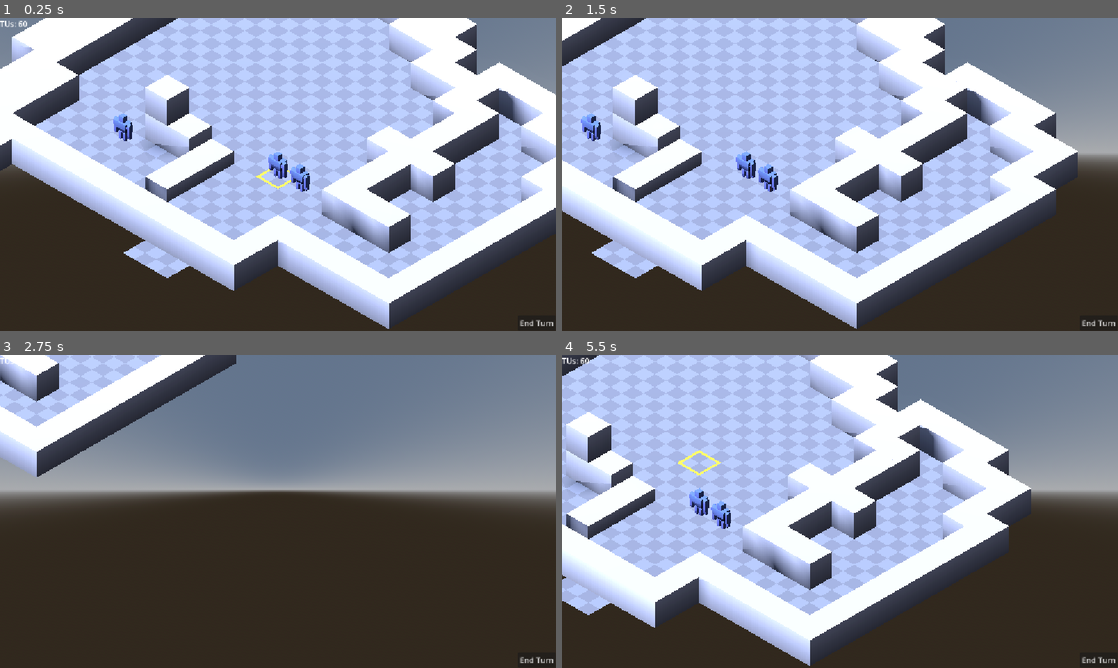
Above: before the commit, frames 1-4 (two rows, left to right).
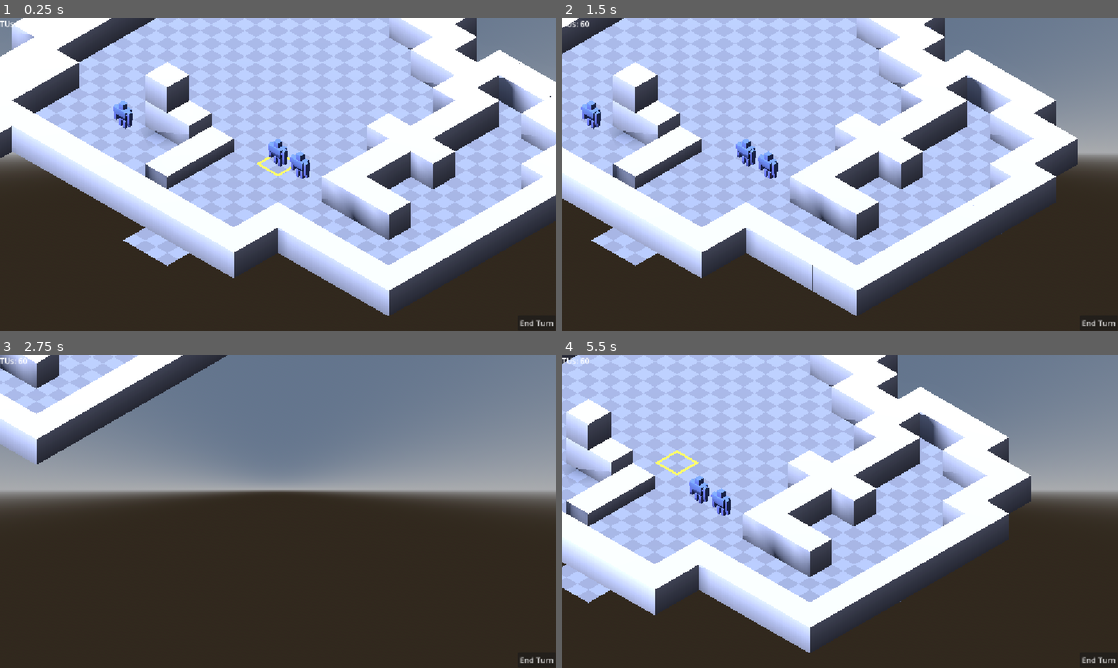
Above: after the commit, the same moments.

Repository: sheppy/mercenary-strike-force
Game: Godot game, scene res://scenes/prototype.tscn
Same seed, same stepped clock (60 frames per second), same inputs: the game is played once before the commit and once after it.
Inputs (mouse positions are in pixels of both pictures, inside the frame that each line leads up to):
- Up to frame 1 (0.25 s): no input
- Up to frame 2 (1.5 s): click "End Turn" at 0.5 s; tap Enter at 1.25 s; move the mouse to (962, 158) at 1.27 s; hold Right (ui_right) from 1.28 s (still down); tap Tab at 1.35 s; click (962, 158) at 1.42 s
- Up to frame 3 (2.75 s): tap Space at 1.52, 2.27 s; move the mouse to (166, 527) at 2.02 s; release Right (ui_right) at 2.03 s; hold Down (ui_down) from 2.03 s (still down); tap Tab at 2.1 s; click (166, 527) at 2.17 s
- Up to frame 4 (5.5 s): move the mouse to (895, 442) at 2.77 s; release Down (ui_down) at 2.78 s; hold Right (ui_right) 2.78-3.53 s; tap Tab every 0.75 s from 2.85 to 5.1 s; click (895, 442) at 2.92 s; tap Space at 3.5, 3.77, 4.52, 5.27 s; move the mouse to (812, 574) at 3.52 s; hold Up (ui_up) 3.53-4.28 s; click (812, 574) at 3.67 s; tap Enter at 4.25 s; move the mouse to (1006, 558) at 4.27 s; hold Left (ui_left) from 4.28 s (still down); click (1006, 558) at 4.42 s; move the mouse to (673, 464) at 5.02 s; click (673, 464) at 5.17 s

The runs differ from the first frame. In frame 1, 31% of the frame differs, in the area x 0-100%, y 0-100%; in frame 2, 27%; in frame 3, 5.5%; in frame 4, 25%.

Commit message:
Camera updates

Diff:
--- /dev/null
+++ b/scenes/camera_rig.gd
@@ -0,0 +1,66 @@
+class_name CameraRig extends Node3D
+
+@export var pan_speed: float = 15.0
+
+# Grab the child camera so we can read its rotation
+@onready var camera: Camera3D = $Camera3D
+
+var active_tween: Tween
+
+
+func _process(delta: float) -> void:
+	# Use a Vector2 for input to keep screen X/Y logic clean
+	var input_dir = Vector3.ZERO
+
+	# Zero-setup WASD & Arrow Key checks
+	if Input.is_physical_key_pressed(KEY_W) or Input.is_physical_key_pressed(KEY_UP):
+		input_dir.y += 1 # Up on screen
+	if Input.is_physical_key_pressed(KEY_S) or Input.is_physical_key_pressed(KEY_DOWN):
+		input_dir.y -= 1 # Down on screen
+	if Input.is_physical_key_pressed(KEY_A) or Input.is_physical_key_pressed(KEY_LEFT):
+		input_dir.x -= 1 # Left on screen
+	if Input.is_physical_key_pressed(KEY_D) or Input.is_physical_key_pressed(KEY_RIGHT):
+		input_dir.x += 1 # Right on screen
+
+	# if Input.is_physical_key_pressed(KEY_W) or Input.is_physical_key_pressed(KEY_UP):
+	# 	input_dir.z -= 1
+	# if Input.is_physical_key_pressed(KEY_S) or Input.is_physical_key_pressed(KEY_DOWN):
+	# 	input_dir.z += 1
+	# if Input.is_physical_key_pressed(KEY_A) or Input.is_physical_key_pressed(KEY_LEFT):
+	# 	input_dir.x -= 1
+	# if Input.is_physical_key_pressed(KEY_D) or Input.is_physical_key_pressed(KEY_RIGHT):
+	# 	input_dir.x += 1
+
+	if input_dir != Vector3.ZERO:
+		input_dir = input_dir.normalized()
+
+		# If the user touches WASD, instantly cancel any automatic TAB panning
+		if active_tween and active_tween.is_running():
+			active_tween.kill()
+
+		# 1. Get the camera's true forward direction and flatten it
+		var forward = -camera.global_transform.basis.z
+		forward.y = 0
+		forward = forward.normalized()
+
+		# 2. Use the Cross Product to mathematically generate a perfect 90-degree Right vector
+		var right = forward.cross(Vector3.UP).normalized()
+
+		# 3. Combine them
+		var move_vec = (right * input_dir.x) + (forward * input_dir.y)
+
+		# 4. Move the rig globally along the floor
+		global_position += move_vec.normalized() * pan_speed * delta
+
+
+func pan_to_position(target_world_pos: Vector3) -> void:
+	# We only want the camera pivot to slide along the flat X/Z grid, ignoring the unit's height
+	var flat_target = Vector3(target_world_pos.x, 0, target_world_pos.z)
+
+	# Kill any existing tween before starting a new one
+	if active_tween and active_tween.is_running():
+		active_tween.kill()
+
+	active_tween = get_tree().create_tween().set_trans(Tween.TRANS_SINE).set_ease(Tween.EASE_OUT)
+	# Pan over 0.4 seconds
+	active_tween.tween_property(self, "global_position", flat_target, 0.4)
--- a/scenes/prototype.gd
+++ b/scenes/prototype.gd
@@ -7,10 +7,7 @@
 @onready var unit: TacticalUnit = $Unit
 @onready var hud = $HUD
 @onready var vision_manager: VisionManager = $VisionManager
-
-@onready var camera: Camera3D = $Camera3D
-@export var camera_speed: float = 15.0
-@export var edge_margin: int = 20 # pixels from edge to trigger scroll
+@onready var camera_rig: CameraRig = $CameraRig
 
 
 func _ready() -> void:
@@ -49,11 +46,19 @@
 			# Select the first unit by default
 			input_controller.active_unit = player_units[0]
 			hud.bind_to_unit(player_units[0])
+			# Snap camera instantly on game load
+			camera_rig.global_position = Vector3(
+				player_units[0].global_position.x,
+				0,
+				player_units[0].global_position.z,
+			)
 
 		# Re-bind the HUD dynamically whenever the player presses TAB
 		input_controller.active_unit_changed.connect(
 			func(new_unit):
-				hud.bind_to_unit(new_unit),
+				hud.bind_to_unit(new_unit)
+				# Pan camera smoothly on TAB
+				camera_rig.pan_to_position(new_unit.global_position),
 		)
 
 		vision_manager.initialize_all_vision()
@@ -68,43 +73,3 @@
 	unit.initialize_position(grid_map, Vector3i(0, 0, 0))
 
 	hud.bind_to_unit(unit)
-
-
-func _process(delta: float) -> void:
-	var input_dir = Vector3.ZERO
-
-	# 1. Keyboard Controls (WASD or Arrow Keys)
-	if Input.is_action_pressed("ui_right") or Input.is_key_pressed(KEY_D):
-		input_dir.x += 1
-	if Input.is_action_pressed("ui_left") or Input.is_key_pressed(KEY_A):
-		input_dir.x -= 1
-	if Input.is_action_pressed("ui_down") or Input.is_key_pressed(KEY_S):
-		input_dir.z += 1
-	if Input.is_action_pressed("ui_up") or Input.is_key_pressed(KEY_W):
-		input_dir.z -= 1
-
-	# 2. Mouse Edge Panning
-	var mouse_pos = get_viewport().get_mouse_position()
-	var window_size = get_viewport().get_visible_rect().size
-
-	# 	if mouse_pos.x < edge_margin:
-	# 		input_dir.x -= 1
-	# 	elif mouse_pos.x > window_size.x - edge_margin:
-	# 		input_dir.x += 1
-	#
-	# 	if mouse_pos.y < edge_margin:
-	# 		input_dir.z -= 1
-	# 	elif mouse_pos.y > window_size.y - edge_margin:
-	# 		input_dir.z += 1
-
-	# 3. Apply movement relative to the camera's rotation
-	# (so 'Up' always moves "north" on the isometric grid rather than global screen up)
-	if input_dir != Vector3.ZERO:
-		input_dir = input_dir.normalized()
-
-		# Project movement onto the isometric plane
-		var motion = Vector3(input_dir.x, 0, input_dir.z)
-		# Rotate motion by 45 degrees to match your isometric camera yaw
-		motion = motion.rotated(Vector3.UP, deg_to_rad(45))
-
-		camera.global_position += motion * camera_speed * delta
--- a/scenes/prototype.tscn
+++ b/scenes/prototype.tscn
@@ -7,17 +7,13 @@
 [ext_resource type="Script" uid="uid://r7uaqstlrnm" path="res://systems/player_input_controller.gd" id="6_jmxw3"]
 [ext_resource type="PackedScene" uid="uid://dig54jrjydvwr" path="res://entities/units/unit.tscn" id="6_whm2p"]
 [ext_resource type="PackedScene" uid="uid://dua5gbrh76sev" path="res://ui/hud.tscn" id="7_whm2p"]
+[ext_resource type="Script" uid="uid://83jaduifkfik" path="res://scenes/camera_rig.gd" id="9_5w0st"]
 [ext_resource type="Script" uid="uid://cpsrrbj66pait" path="res://systems/vision_manager.gd" id="9_xw5o4"]
 
 [node name="Prototype" type="Node3D" unique_id=391508451]
 script = ExtResource("1_20kwy")
 
 [node name="TestLevel" parent="." unique_id=903242364 instance=ExtResource("2_jmxw3")]
-
-[node name="Camera3D" type="Camera3D" parent="." unique_id=363641647]
-transform = Transform3D(0.70710677, -0.4055798, 0.579228, 0, 0.81915206, 0.57357645, -0.70710677, -0.4055798, 0.579228, 10, 10, 10)
-projection = 1
-size = 10.0
 
 [node name="Cursor" parent="." unique_id=1519656015 instance=ExtResource("3_nhfup")]
 transform = Transform3D(1, 0, 0, 0, 1, 0, 0, 0, 1, 0, 0.5, 0)
@@ -34,7 +30,7 @@
 
 [node name="PlayerInputController" type="Node" parent="." unique_id=1902006889 node_paths=PackedStringArray("camera", "grid_manager", "active_unit", "cursor")]
 script = ExtResource("6_jmxw3")
-camera = NodePath("../Camera3D")
+camera = NodePath("../CameraRig/Camera3D")
 grid_manager = NodePath("../GridManager")
 active_unit = NodePath("../Unit")
 cursor = NodePath("../Cursor")
@@ -48,3 +44,11 @@
 [node name="Enemy" parent="." unique_id=949370928 instance=ExtResource("6_whm2p")]
 transform = Transform3D(1, 0, 0, 0, 1, 0, 0, 0, 1, -4.9, 1, 2.135)
 team_id = 1
+
+[node name="CameraRig" type="Node3D" parent="." unique_id=786299841]
+script = ExtResource("9_5w0st")
+
+[node name="Camera3D" type="Camera3D" parent="CameraRig" unique_id=363641647]
+transform = Transform3D(0.70710677, -0.4055798, 0.579228, 0, 0.81915206, 0.57357645, -0.70710677, -0.4055798, 0.579228, 10, 10, 10)
+projection = 1
+size = 10.0
Not shown, added: scenes/camera_rig.gd.uid
